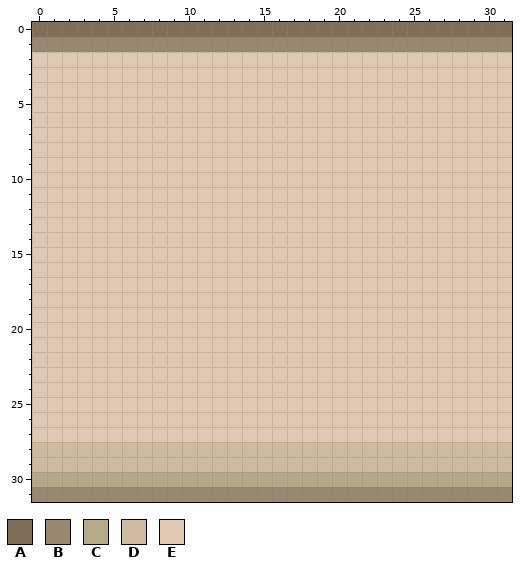
Pixel-art file -- laboratory_wall.aseprite. Above, as it was before the edit.
32x32 pixels, 1 frame.
Palette (. is transparent): A #806f58  B #988870  C #b5a889  D #cebb9f  E #dec8b2
New version:
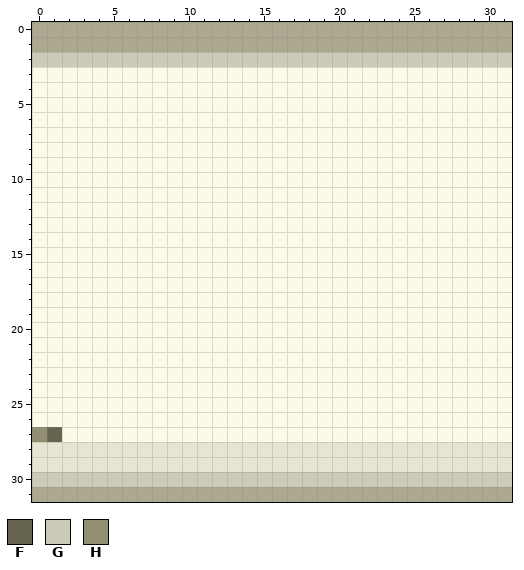
Colours new in this view: F #66634f  G #cccab8  H #918e72
Difference:
@@ palette @@
-B #988870
+B #ada990
-D #cebb9f
+D #e7e5d1
-E #dec8b2
+E #fcf9e6
@@ x 0..31 @@
- 0 AAAAAAAAAAAAAAAAAAAAAAAAAAAAAAAA
+ 0 BBBBBBBBBBBBBBBBBBBBBBBBBBBBBBBB
  1 BBBBBBBBBBBBBBBBBBBBBBBBBBBBBBBB
- 2 EEEEEEEEEEEEEEEEEEEEEEEEEEEEEEEE
+ 2 GGGGGGGGGGGGGGGGGGGGGGGGGGGGGGGG
  3 EEEEEEEEEEEEEEEEEEEEEEEEEEEEEEEE
@@ x 0..31 @@
 26 EEEEEEEEEEEEEEEEEEEEEEEEEEEEEEEE
-27 EEEEEEEEEEEEEEEEEEEEEEEEEEEEEEEE
+27 HFEEEEEEEEEEEEEEEEEEEEEEEEEEEEEE
 28 DDDDDDDDDDDDDDDDDDDDDDDDDDDDDDDD
 29 DDDDDDDDDDDDDDDDDDDDDDDDDDDDDDDD
-30 CCCCCCCCCCCCCCCCCCCCCCCCCCCCCCCC
+30 GGGGGGGGGGGGGGGGGGGGGGGGGGGGGGGG
 31 BBBBBBBBBBBBBBBBBBBBBBBBBBBBBBBB
Changed places in both pictures, as pixel boxes (x1, y1, x2, y2):
changed: (32, 22, 512, 502)
